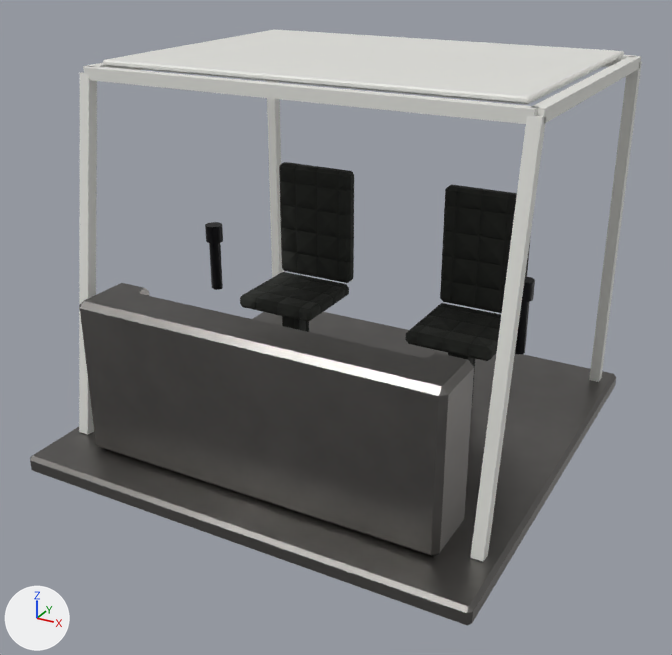
Two versions of the glTF model models/rover/lowpoly/ax_rover_03_open_station.glb, one commit apart.
One viewpoint serves both versions: a 50 mm camera at (2.23, -4.18, 1.7) aimed at (0.01, -0.15, -0.31). The axes (+X, +Y, +Z) are drawn at lower left. The lights are the same throughout. The older version comes first. Vertices at exactly the same position are counted once.

In view in the first picture: 'console', 'deck_plate', 'hand_controller_1', 'hand_controller_2', 'roll_cage', 'seat_1', 'seat_2', 'sunshade_radiator'.
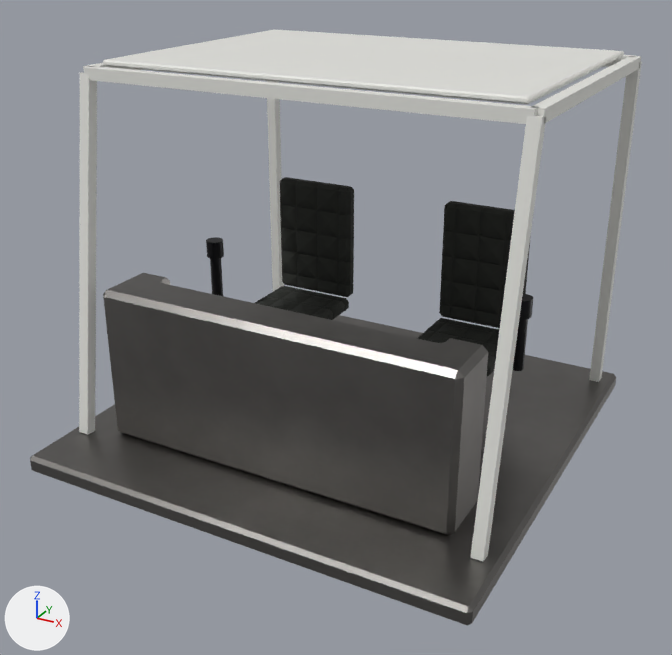
Pixel boxes (x1, y1, x2, y2) of what changed, in the pictures (672 x 655 px; the box of a moved part takes in the faces that stretch with it):
'console', moved
    before: (79, 283, 474, 556)
    after: (103, 273, 488, 536)
'seat_1', reshaped
    before: (240, 162, 354, 332)
    after: (255, 177, 354, 320)
'seat_2', reshaped
    before: (405, 184, 531, 403)
    after: (417, 201, 531, 376)
'hand_controller_1', moved
    before: (205, 222, 223, 290)
    after: (206, 237, 224, 296)
'hand_controller_2', reshaped
    before: (515, 276, 535, 354)
    after: (513, 294, 533, 371)
part 2 of me_ax_rover_03_open_station_seat_1, moved or reshaped
    before: (240, 272, 349, 322)
    after: (255, 286, 349, 320)
part 3 of me_ax_rover_03_open_station_seat_1, moved or reshaped
    before: (279, 162, 354, 283)
    after: (280, 177, 354, 297)
part 4 of me_ax_rover_03_open_station_seat_1, moved or reshaped (not visible afterwards)
    before: (282, 316, 309, 332)
part 6 of me_ax_rover_03_open_station_seat_2, moved or reshaped
    before: (405, 303, 501, 361)
    after: (417, 318, 499, 376)
part 7 of me_ax_rover_03_open_station_seat_2, moved or reshaped
    before: (440, 184, 527, 313)
    after: (439, 201, 527, 328)
part 8 of me_ax_rover_03_open_station_seat_2, moved or reshaped (not visible afterwards)
    before: (448, 353, 475, 403)
part 9 of me_ax_rover_03_open_station_hand_controller_2, moved or reshaped
    before: (522, 276, 535, 302)
    after: (519, 294, 533, 320)
part 10 of me_ax_rover_03_open_station_hand_controller_2, added (black)
    after: (513, 319, 528, 371)

The change in detail:
me_ax_rover_03_open_station_console is used by ob_console; location (0.0, 0.0, 0.0).
me_ax_rover_03_open_station_console had 70 vertices, 136 faces and spanned x -1.0..1.0, y -1.02..-0.68, z -0.9..-0.05.
me_ax_rover_03_open_station_console now has 70 vertices, 136 faces and spans x -1.0..1.0, y -0.85..-0.5, z -0.9..-0.05.
me_ax_rover_03_open_station_console part 1: the whole mesh is moved by (0.0, 0.18, 0.0).
me_ax_rover_03_open_station_seat_1 is used by ob_seat_1; location (0.0, 0.0, 0.0).
Before the commit, vertices of me_ax_rover_03_open_station_seat_1: 49 (-0.61, 0.29, -0.45), 50 (-0.49, 0.29, -0.45), 52 (-0.61, 0.41, -0.45), 55 (-0.49, 0.41, -0.45).
me_ax_rover_03_open_station_seat_1 had 56 vertices, 100 faces and spanned x -0.8..-0.3, y 0.1..0.66, z -0.9..0.33.
me_ax_rover_03_open_station_seat_1 now has 56 vertices, 100 faces and spans x -0.8..-0.3, y 0.1..0.66, z -0.9..0.235.
me_ax_rover_03_open_station_seat_1 part 2: the loose piece of 24 vertices spanning x -0.8..-0.3, y 0.1..0.6, z -0.45..-0.37 is moved by (0.0, 0.0, -0.095).
me_ax_rover_03_open_station_seat_1 part 3: the loose piece of 24 vertices spanning x -0.8..-0.3, y 0.58..0.66, z -0.37..0.33 is moved by (0.0, 0.0, -0.095).
Part 4, on me_ax_rover_03_open_station_seat_1:
Vertices 49, 50, 52, 55 of me_ax_rover_03_open_station_seat_1 move by (0.0, 0.0, -0.095).
me_ax_rover_03_open_station_hand_controller_1 is used by ob_hand_controller_1; location (0.0, 0.0, 0.0).
me_ax_rover_03_open_station_hand_controller_1 had 138 vertices, 268 faces and spanned x -1.0..-0.9, y 0.05..0.15, z -0.35..0.05.
me_ax_rover_03_open_station_hand_controller_1 now has 138 vertices, 268 faces and spans x -1.0..-0.9, y 0.05..0.15, z -0.445..-0.045.
me_ax_rover_03_open_station_hand_controller_1 part 5: the whole mesh is moved by (0.0, 0.0, -0.095).
me_ax_rover_03_open_station_seat_2 is used by ob_seat_2; location (0.0, 0.0, 0.0).
Before the commit, vertices of me_ax_rover_03_open_station_seat_2: 49 (0.49, 0.29, -0.45), 50 (0.61, 0.29, -0.45), 52 (0.49, 0.41, -0.45), 55 (0.61, 0.41, -0.45).
me_ax_rover_03_open_station_seat_2 had 56 vertices, 100 faces and spanned x 0.3..0.8, y 0.1..0.66, z -0.9..0.33.
me_ax_rover_03_open_station_seat_2 now has 56 vertices, 100 faces and spans x 0.3..0.8, y 0.1..0.66, z -0.9..0.235.
me_ax_rover_03_open_station_seat_2 part 6: the loose piece of 24 vertices spanning x 0.3..0.8, y 0.1..0.6, z -0.45..-0.37 is moved by (0.0, 0.0, -0.095).
me_ax_rover_03_open_station_seat_2 part 7: the loose piece of 24 vertices spanning x 0.3..0.8, y 0.58..0.66, z -0.37..0.33 is moved by (0.0, 0.0, -0.095).
Part 8, on me_ax_rover_03_open_station_seat_2:
Vertices 49, 50, 52, 55 of me_ax_rover_03_open_station_seat_2 move by (0.0, 0.0, -0.095).
me_ax_rover_03_open_station_hand_controller_2 is used by ob_hand_controller_2; location (0.0, 0.0, 0.0).
me_ax_rover_03_open_station_hand_controller_2 had 138 vertices, 268 faces and spanned x 0.9..1.0, y 0.05..0.15, z -0.35..0.05.
me_ax_rover_03_open_station_hand_controller_2 now has 138 vertices, 268 faces and spans x 0.9..1.0, y 0.05..0.15, z -0.445..-0.045.
me_ax_rover_03_open_station_hand_controller_2 part 9: the loose piece of 126 vertices spanning x 0.9..1.0, y 0.05..0.15, z -0.05..0.05 is moved by (0.0, 0.0, -0.095).
me_ax_rover_03_open_station_hand_controller_2 part 10: a new loose piece, a 6-sided cylinder along z spanning x 0.92..0.98, y 0.07..0.13, z -0.445..-0.145, in mat_anodised_dark (black #212124).
Other edits to the shape of me_ax_rover_03_open_station_hand_controller_2 do not show in these pictures.
